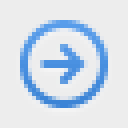
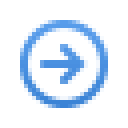
Comparing the layer stacks of the two 128px x 128px images. Changes:
painted on "200% icon-blue@2x.png, icon-blue.png" over (x1=20, y1=20, x2=108, y2=108)
hid "example background" over (x1=0, y1=0, x2=128, y2=128)
